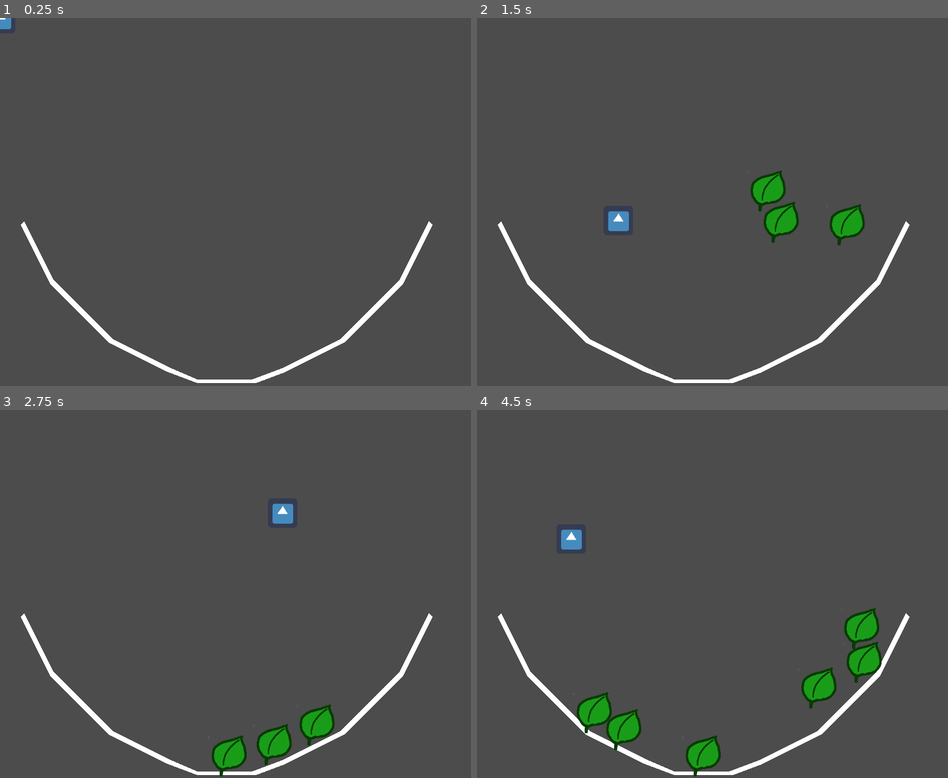
Above: before the commit, frames 1-4 (two rows, left to right).
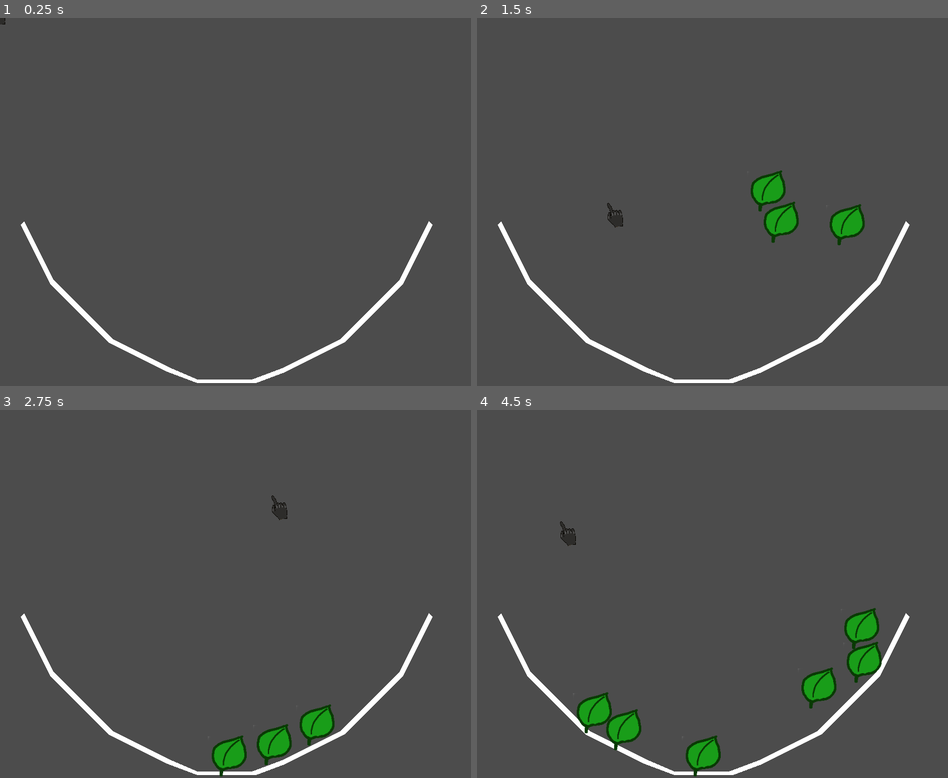
Above: after the commit, the same moments.

Repository: nisc586/SaladTosser
Game: Godot game, scene res://Main.tscn
The game is run twice, just before and just after one commit, with the same random seed, the same clock (stepped at 60 frames per second) and the same inputs. The engine's default icon, where the game draws it, is replaced by a stand-in: a white triangle on a blue panel in a dark square.
Inputs (mouse positions are in pixels of both pictures, inside the frame that each line leads up to):
- Up to frame 1 (0.25 s): no input
- Up to frame 2 (1.5 s): tap Enter at 0.5 s; move the mouse to (816, 183) at 0.52 s; press the mouse at (816, 183) at 0.53 s; move the mouse to (618, 220) at 1.27 s; release the mouse at (618, 220) at 1.28 s; click (618, 220) at 1.35 s
- Up to frame 3 (2.75 s): move the mouse to (282, 513) at 2.02 s; press the mouse at (282, 513) at 2.03 s
- Up to frame 4 (4.5 s): move the mouse to (688, 667) at 2.77 s; release the mouse at (688, 667) at 2.78 s; click (688, 667) at 2.85 s; move the mouse to (853, 649) at 3.52 s; press the mouse at (853, 649) at 3.53 s; move the mouse to (571, 538) at 4.27 s; release the mouse at (571, 538) at 4.28 s; click (571, 538) at 4.35 s

The runs differ from the first frame. In frame 1, less than 0.1% of the frame differs, in the area x 0-3%, y 0-4%; in frame 2, 0.3%, in the area x 27-33%, y 50-58%; in frame 3, 0.3%; in frame 4, 0.3%.

Commit message:
Add a sprite for PlayerHand

Diff:
--- a/PlayerHand.tscn
+++ b/PlayerHand.tscn
@@ -1,6 +1,6 @@
 [gd_scene load_steps=3 format=2]
 
-[ext_resource path="res://icon.png" type="Texture" id=1]
+[ext_resource path="res://assets/pointing_hand.png" type="Texture" id=1]
 
 [sub_resource type="RectangleShape2D" id=1]
 extents = Vector2( 32, 32 )
@@ -12,6 +12,7 @@
 
 [node name="AnimatedSprite" type="Sprite" parent="."]
 rotation = 0.00462398
+scale = Vector2( 0.25, 0.25 )
 texture = ExtResource( 1 )
 
 [node name="CollisionShape2D" type="CollisionShape2D" parent="."]
Binary file added: assets/pointing_hand.png
Not shown, added: assets/pointing_hand.png.import
